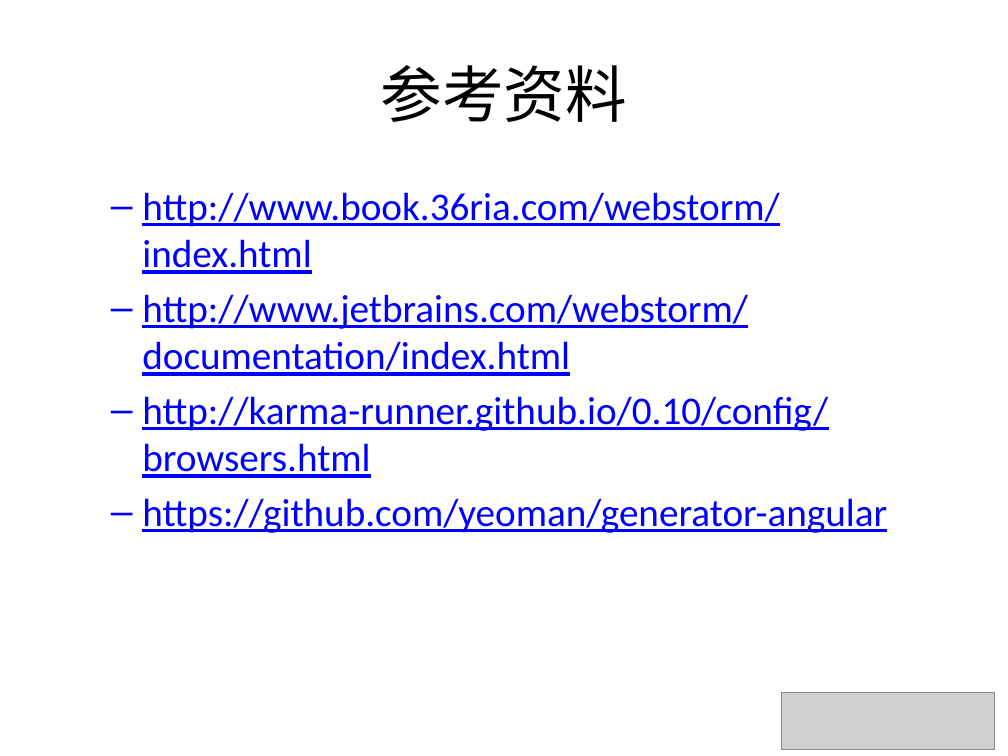
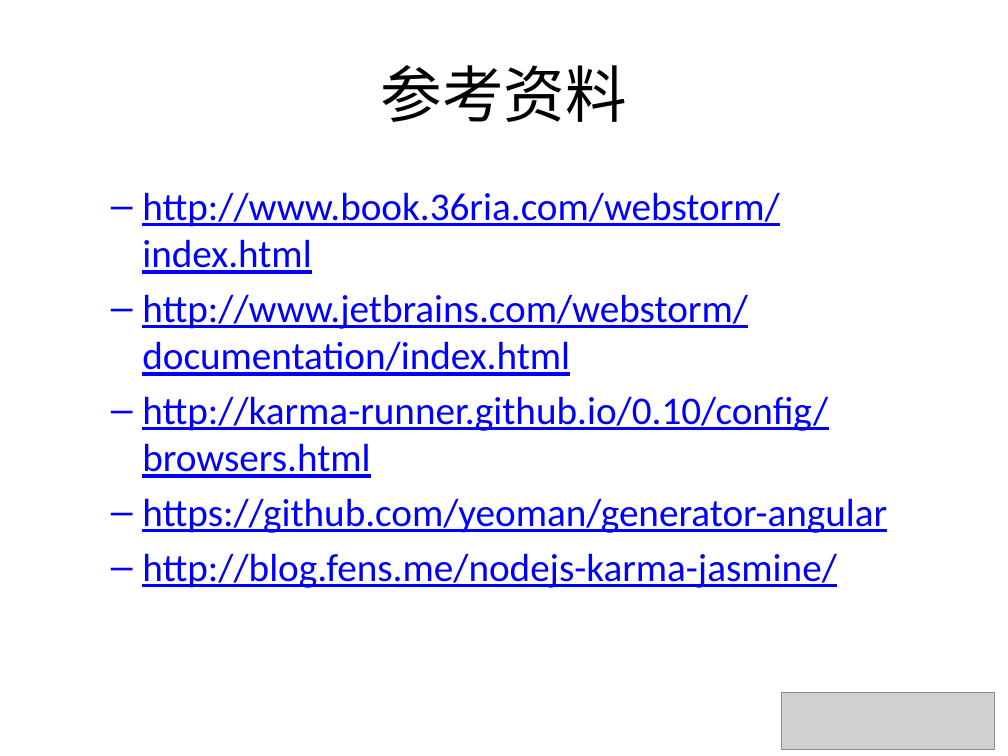
Before and after one commit to lynzz/myshare, a slide deck: slide 18 of 201311/webstorm.pptx. Drawn at 1008x756 pixels with LibreOffice and Linux fonts; fonts in the diff are those of the drawing; grey boxes stand for pictures; background and template pictures are left out. Boxes give left, top, right and bottom in pixels: in the first picture for what was removed or moved away, otherwise in the second. Text is boxed around its words. In the diff, an @@ line names an element or a change of style, - is before the commit and + after.

```diff
--- a/201311/webstorm.pptx
+++ b/201311/webstorm.pptx
@@ text at [142, 553, 836, 588]: paragraph added @@
+  – http://blog.fens.me/nodejs-karma-jasmine/
```
Also in this commit, not shown: 3 other slides changed, 3 slides added, 3 slides removed.
